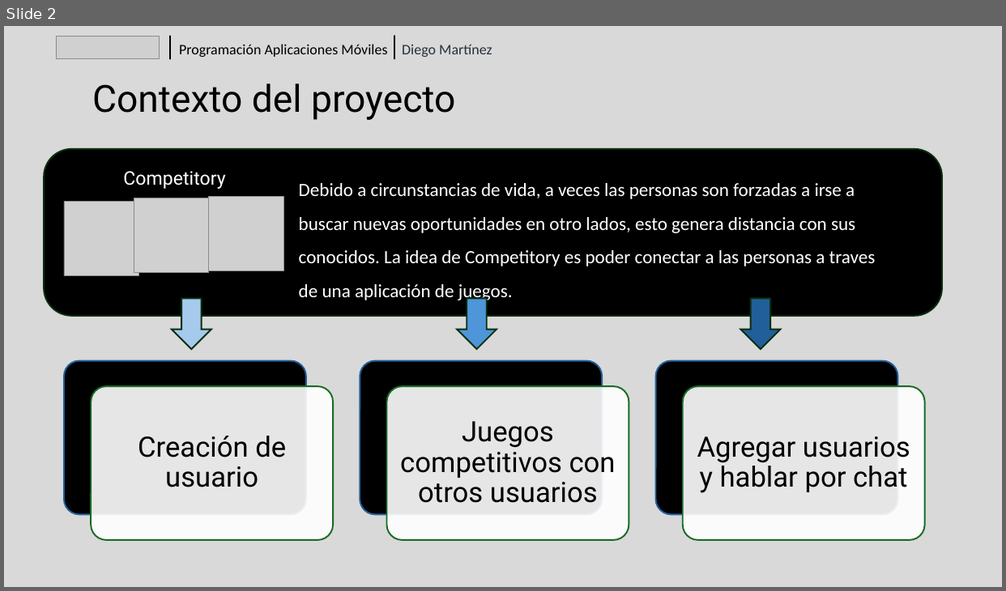
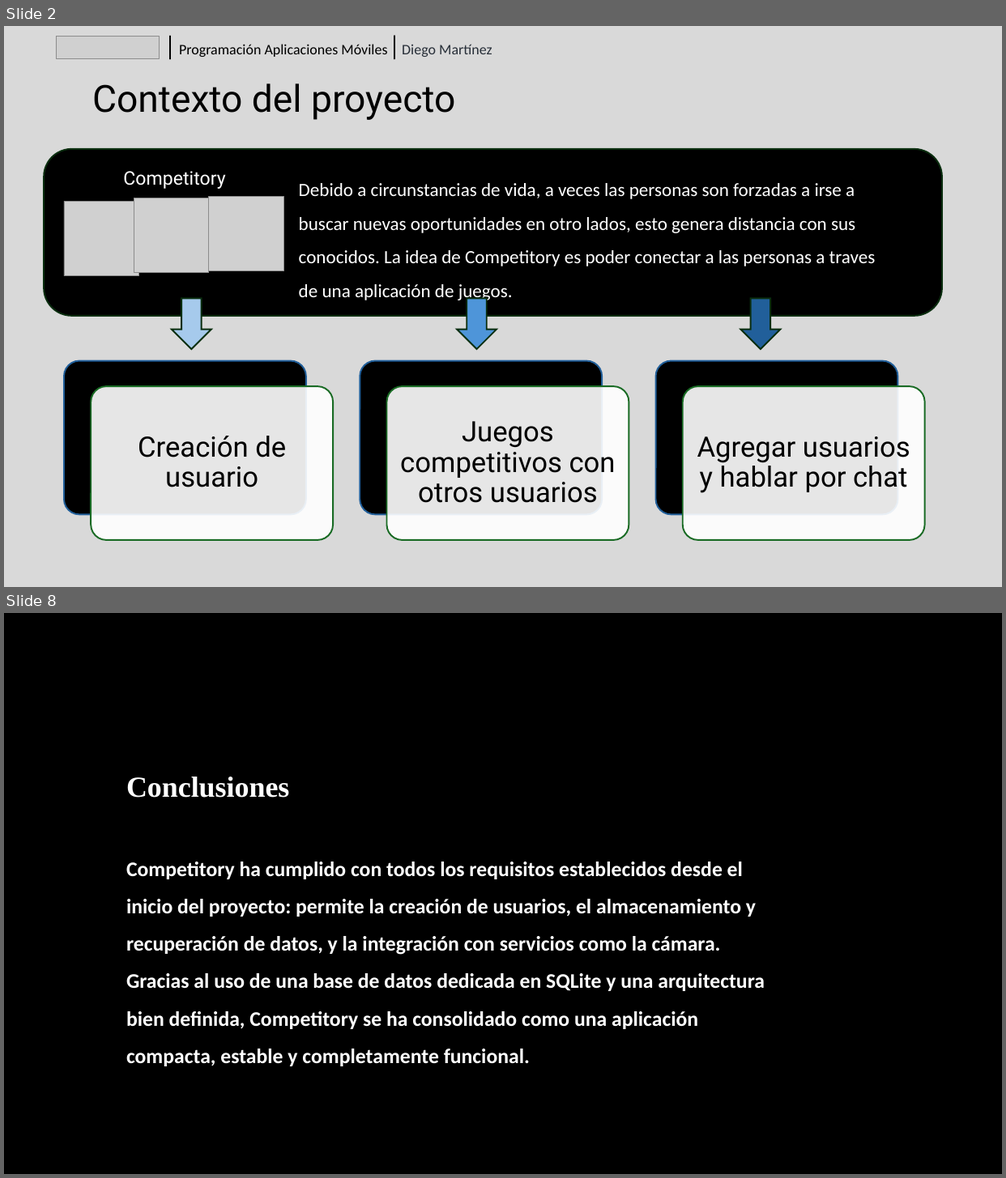
Before and after one commit to DiegoMartinez-duoc/PGY4221, a slide deck: Competitory.pptx. Shown one above the other, each under a label of ours: slide 2 before the commit, slides 2 and 8 after it; the slides between them are not shown. The pictures are 1006x591 and 1006x1178 pixels, drawn with LibreOffice and Linux fonts; fonts in the diff are those of the drawing; grey boxes stand for pictures; background and template pictures are left out. Boxes give left, top, right and bottom in pixels: in the first picture for what was removed or moved away, otherwise in the second. Text is boxed around its words. In the diff, an @@ line names an element or a change of style, - is before the commit and + after.

```diff
--- a/Competitory.pptx
+++ b/Competitory.pptx
@@ slide 8 added at [4,613,1002,1174], background picture (left out) @@
@@ text added at [126,777,289,798], 28 pt, text #FFFFFF, bold @@
+Conclusiones
@@ text added at [126,862,765,1067], 20 pt, text #FFFFFF, bold @@
+Competitory ha cumplido con todos los requisitos establecidos desde el inicio del proyecto: permite la creación de usuarios, el almacenamiento y recuperación de datos, y la integración con servicios como la cámara. Gracias al uso de una base de datos dedicada en SQLite y una arquitectura bien definida, Competitory se ha consolidado como una aplicación compacta, estable y completamente funcional.
```
Also in this commit, not shown: 4 slides changed, 1 other slide added, 1 slide removed, 6 other files.
